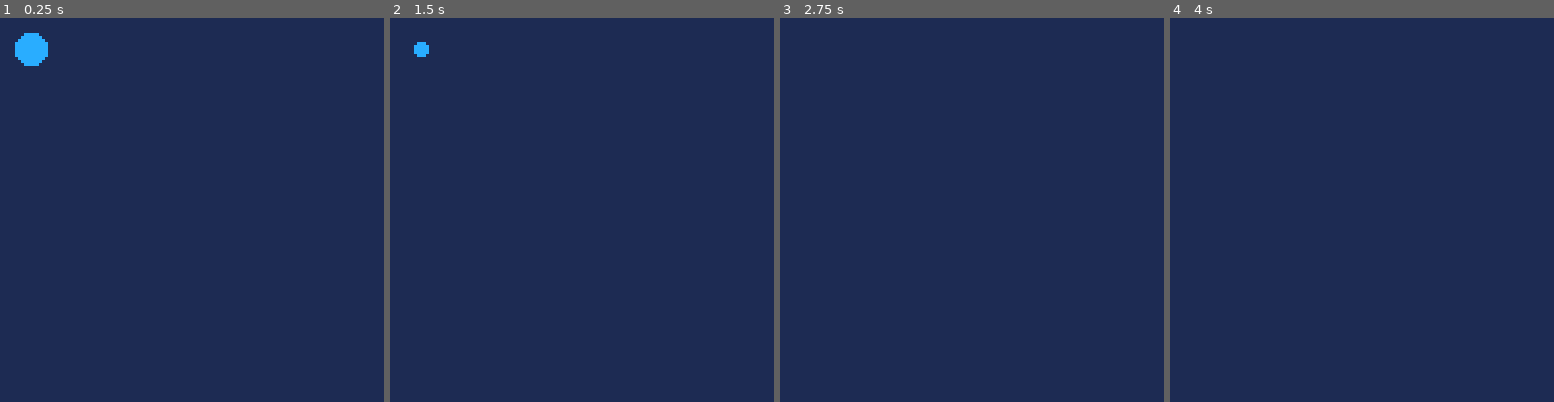
Above: before the commit, frames 1-4 (left to right).
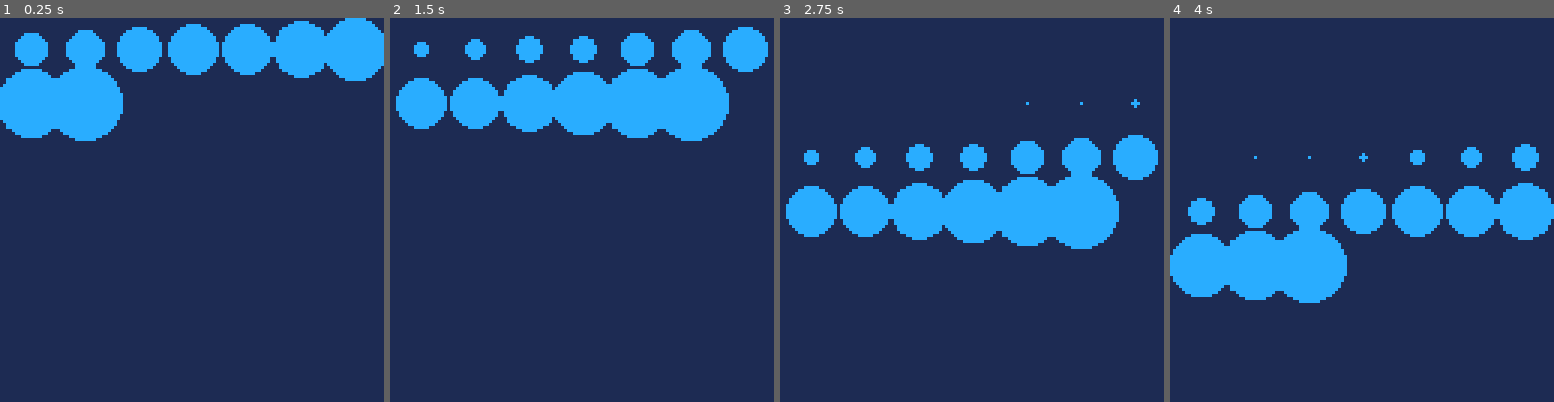
Above: after the commit, the same moments.

Repository: joaquimgamero/pico8-experiments
Game: PICO-8 cartridge circles.p8
Same seed, same stepped clock (60 frames per second), same inputs: the game is played once before the commit and once after it.
Inputs:
- Up to frame 1 (0.25 s): no input
- Up to frame 2 (1.5 s): tap X (X key) at 0.33, 1.07 s
- Up to frame 3 (2.75 s): tap X (X key) at 1.85 s
- Up to frame 4 (4 s): tap X (X key) at 2.97 s

The runs differ from the first frame. In frame 1, 13% of the frame differs, in the area x 0-100%, y 0-33%; in frame 2, 15%; in frame 3, 15%; in frame 4, 15%, in the area x 0-100%, y 32-75%.

Commit message:
fix: delay sustracting instead of adding

Diff:
--- a/circles.p8
+++ b/circles.p8
@@ -43,7 +43,7 @@
     del(circles,circle)
    end
   else
-   circle.delay+=1
+   circle.delay-=1
   end
  end
 end
